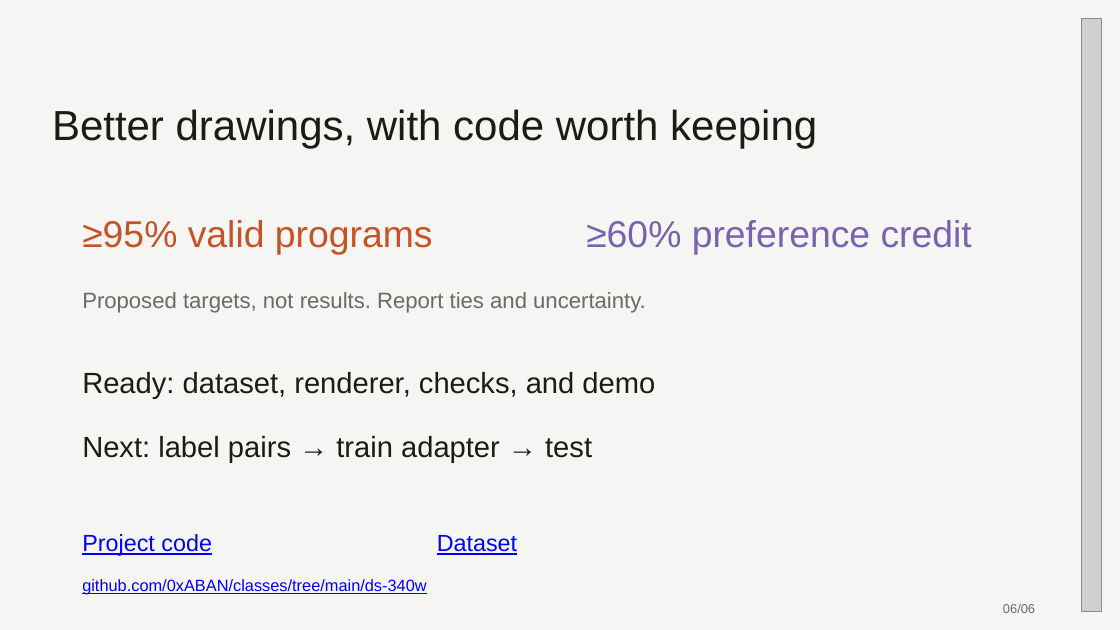
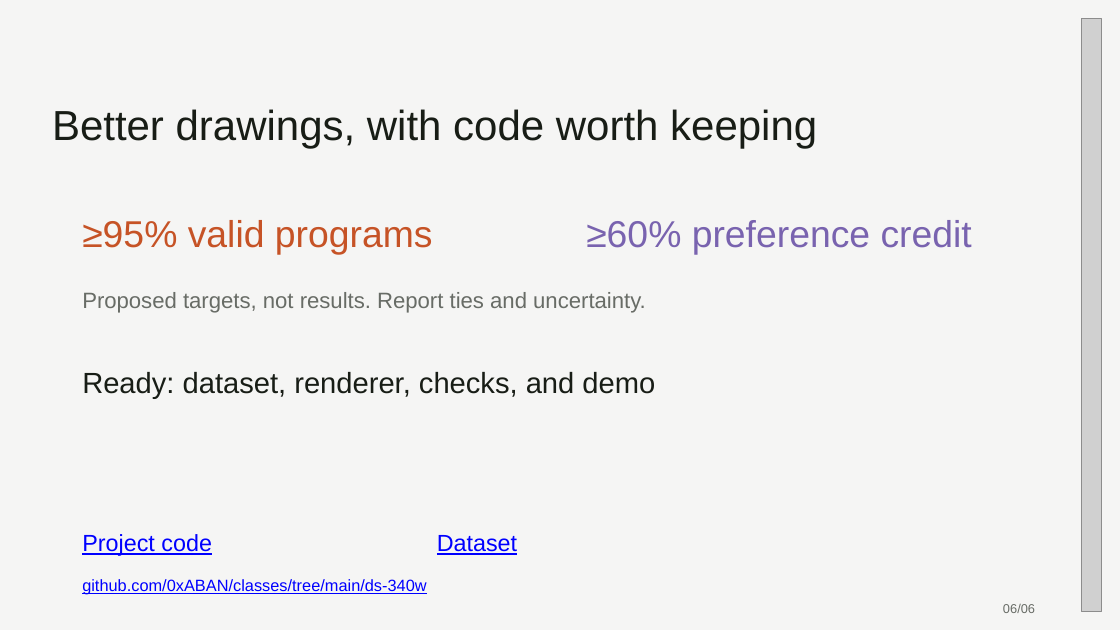
Before and after one commit to 0xABAN/classes, a slide deck: slide 6 of ds-340w/presentation/training-ai-to-pixelate.pptx. Drawn at 1120x630 pixels with LibreOffice and Linux fonts; fonts in the diff are those of the drawing; grey boxes stand for pictures. Boxes give left, top, right and bottom in pixels: in the first picture for what was removed or moved away, otherwise in the second. Text is boxed around its words. In the diff, an @@ line names an element or a change of style, - is before the commit and + after.

```diff
--- a/ds-340w/presentation/training-ai-to-pixelate.pptx
+++ b/ds-340w/presentation/training-ai-to-pixelate.pptx
@@ text removed at box(82, 436, 592, 463) @@
-Next: label pairs → train adapter → test
```
Also in this commit, not shown: 2 other slides changed, 4 other files.
